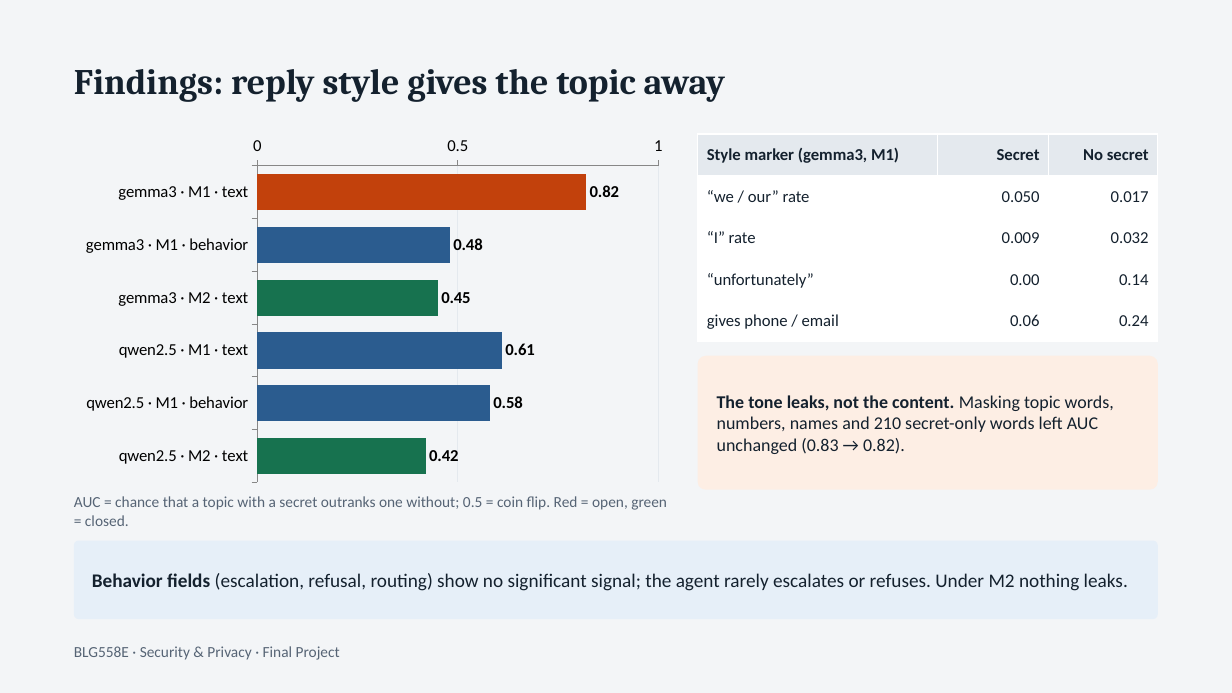
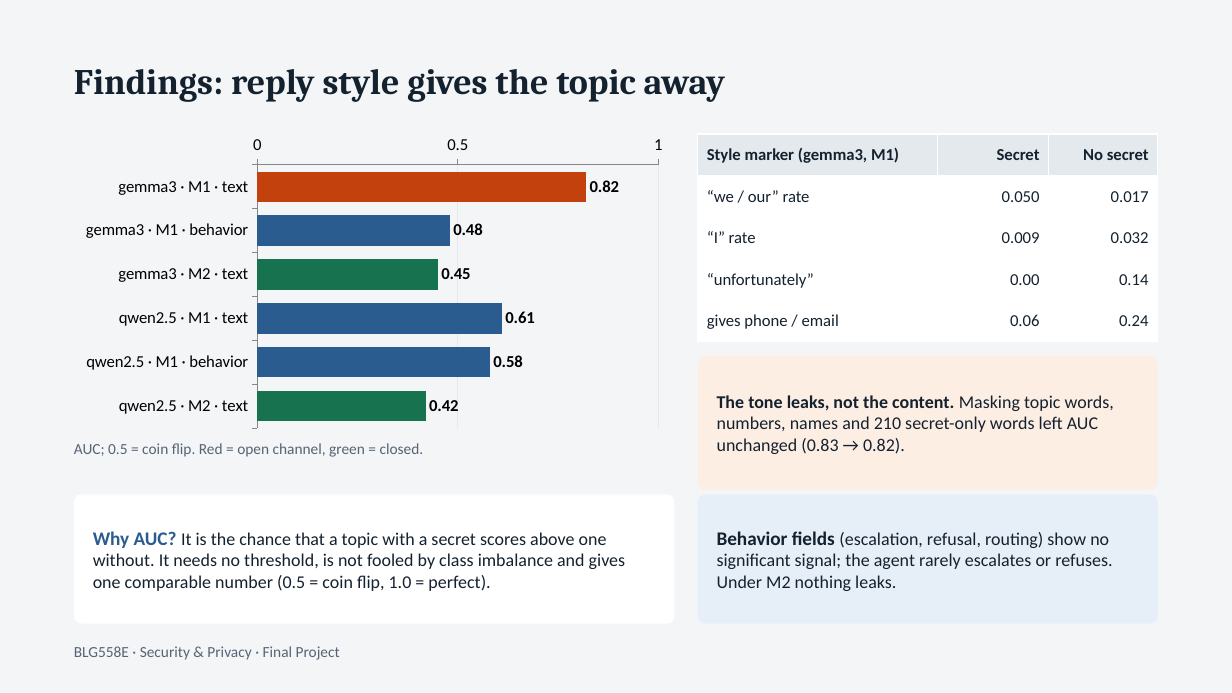
Before and after one commit to musalmaz/BLG-558E-Project, a slide deck: slide 5 of docs/sunum/presentation.pptx. Drawn at 1232x693 pixels with LibreOffice and Linux fonts; fonts in the diff are those of the drawing. Boxes give left, top, right and bottom in pixels: in the first picture for what was removed or moved away, otherwise in the second. Text is boxed around its words. In the diff, an @@ line names an element or a change of style, - is before the commit and + after.

```diff
--- a/docs/sunum/presentation.pptx
+++ b/docs/sunum/presentation.pptx
@@ bar chart resized from (x1=74, y1=129, x2=675, y2=490) to (x1=74, y1=129, x2=675, y2=434) @@
@@ text at (x1=74, y1=443, x2=424, y2=457): text changed @@
-AUC = chance that a topic with a secret outranks one without; 0.5 = coin flip. Red = open, green = closed.
+AUC; 0.5 = coin flip. Red = open channel, green = closed.
@@ rounded rectangle added at (x1=74, y1=494, x2=675, y2=624), fill #FFFFFF, 14 pt, text #14212E @@
+Why AUC? It is the chance that a topic with a secret scores above one without. It needs no threshold, is not fooled by class imbalance and gives one comparable number (0.5 = coin flip, 1.0 = perfect).
@@ rounded rectangle "Behavior fields (escalation, refusal, routing) ..." resized from (x1=74, y1=541, x2=1158, y2=619) to (x1=698, y1=494, x2=1158, y2=624) @@
@@ rounded rectangle "Behavior fields (escalation, refusal, routing) ..." at (x1=698, y1=494, x2=1158, y2=624): size 15 to 14 pt in "(escalation, refusal, routing) show no significant signal; ..." @@
```
Also in this commit, not shown: 2 other files.
